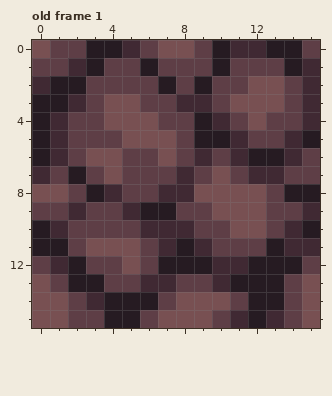
File history of a pixel-art file, assets_builders/Art/GroundTiles.aseprite. That is the earlier state.
16x16 pixels, 8 frames. Shown: old frame 1. The commit also changed other frames, which this record leaves out.
Now the later version:
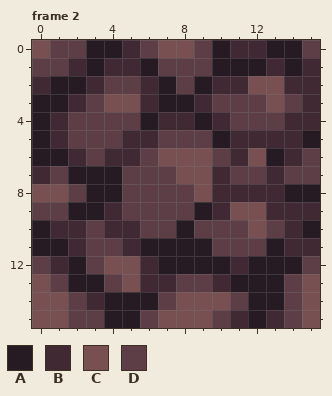
Palette (. is transparent): A #261b22  B #402933  C #785052  D #5e3e46
A new or re-ordered frame is compared with the old frame closest to it.
The edit:
frames re-ordered
--- frame 2 against old frame 1, layers "Light", "Stones", "DarkShadow"
@@ x 0..15 @@
  0 CDDAABDCCDABBAAD
- 1 DDBADDADDDADDDAB
- 2 BAADDDDADADDCCDB
- 3 AABDCCDDBBDCCCDB
- 4 ABDDCCCDDABDCDDB
- 5 ABDDDCCCDAABDDBA
- 6 ABDCCDDCDBDBAABD
- 7 BDADCDDDBDCDBBDD
- 8 CCDABDDBBCCCCDAA
- 9 DDBDDBAADDCCCDDB
-10 ABDDDDBBBDDCCDBA
-11 AADCCCDBABDDDABB
-12 DBADDCDAAABBAAAD
-13 CDAADDBBDDBAAADC
+ 1 DDBABBADDDAAABAB
+ 2 BAABDDBADABBCCBB
+ 3 AABDCCBAABDDDCDB
+ 4 ABDDDDABBABDDDBB
+ 5 ABDDDBBDDDABBBBA
+ 6 AABDBBDCCCDBCABD
+ 7 BDAAADDDCCBDDBDD
+ 8 CCDAADDDDCBBBBAA
+ 9 DDAABDDDDABCCBBB
+10 ABBDBBDDADDDCDBA
+11 AABDDBAAAADDDABB
+12 DBADCCBAAAABAAAD
+13 CDAADCBBDDBAAADC
 14 CCDBAAADCCCDAADC
Changed places in both pictures, as pixel boxes (x1, y1, x2, y2):
changed: (50, 58, 302, 292)
